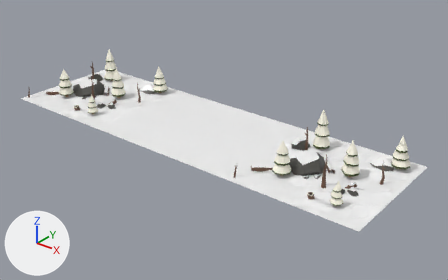
A saved change to the Blender file features/ForestChunk/ForestChunkOptimized.blend.
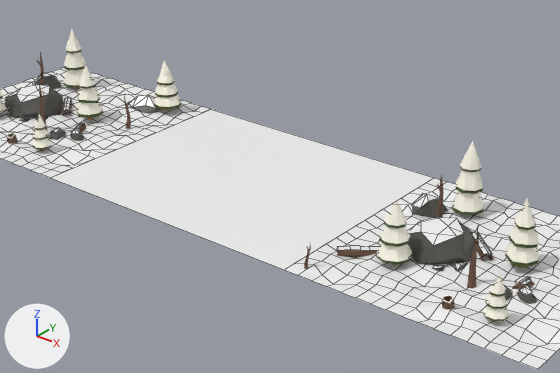
There are two pictures of each version: one whole from a camera (50 mm lens) standing at (32.1, -26.5, 20.2) and looking at (10.5, 0.4, 3.5), one close up on the part from 16% to 83% of the width and 12% to 83% of the height. Arrows for +X, +Y and +Z are at lower left; the lights stay in place. The close-ups show mesh edges as thin lines.

Before the edit, the objects in view are built like this:
```python
me_icosphere_002 = bpy.data.meshes.new('Icosphere.002')
me_icosphere_002.from_pydata(...)  # 402 vertices, 336 faces; spans x -3.45..4.55, y -2.79..5.21, z -0.17..0.86
me_icosphere_002.materials.append(mat_snow)  # white #f3f3f3
me_icosphere_007 = bpy.data.meshes.new('Icosphere.007')
me_icosphere_007.from_pydata(...)  # 402 vertices, 336 faces; spans x -3.45..4.55, y -2.79..5.21, z -0.17..0.86
me_icosphere_007.materials.append(mat_snow)  # white #f3f3f3
me_plane = bpy.data.meshes.new('Plane')
me_plane.from_pydata([(-1.0, -1.0, 0.0), (1.5, -1.0, 0.0), (-1.0, 1.0, 0.0), (1.5, 1.0, 0.0)], [], [(0, 1, 3, 2)])
me_plane.materials.append(mat_snow)  # white #f3f3f3
ob_plane = bpy.data.objects.new('Plane', me_plane)
ob_plane.location = (8.0, 0.0, 4.0)
ob_plane.scale = (4.0, 4.0, 4.0)
ob_snow = bpy.data.objects.new('Snow', me_icosphere_002)
ob_snow.location = (-0.55, -1.21, 3.98)
ob_snow_001 = bpy.data.objects.new('Snow.001', me_icosphere_007)
ob_snow_001.location = (17.45, -1.21, 3.98)
# also in view: 'Leaves.001' at (17.9, -0.2, 4.8); 'Leaves' at (-0.1, -0.2, 4.8)
```
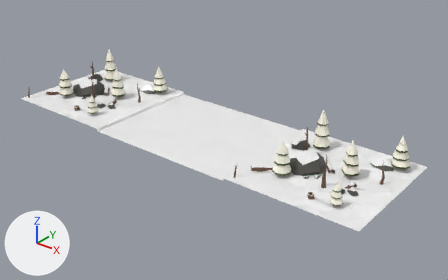
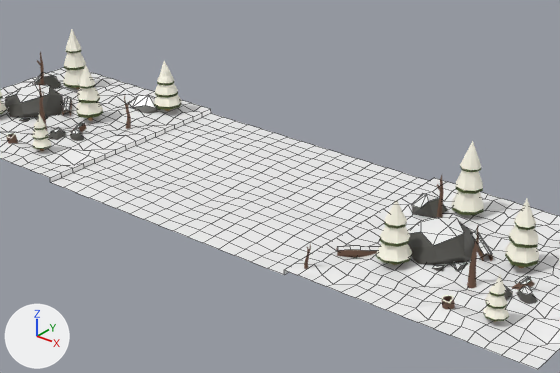
Commit message: feat: forestChunk ground

The change in detail:
me_plane is used by ob_plane; location (8.0, 0.0, 4.0); scale (4.0, 4.0, 4.0).
me_plane had 4 vertices, 1 face and spanned x -1.0..1.5, y -1.0..1.0, z 0.0.
me_plane now has 323 vertices, 288 faces and spans x -1.0..1.5, y -1.0..1.0, z -0.02..0.04.
me_plane part 1: 319 vertices added at x -1.0..1.5, y -1.0..1.0, z -0.02..0.04.
Object 'Plane' (ob_plane) moves from (8.0, 0.0, 4.0) to (8.0, 0.0, 3.83).

Where the change shows, as pixel boxes [x1, y1, x2, y2] in the close-ups (560 x 373 px):
'Plane', reshaped, moved: before [51, 109, 433, 270]; after [50, 109, 428, 275]
part 1 of me_plane, added: after [50, 109, 428, 275]
